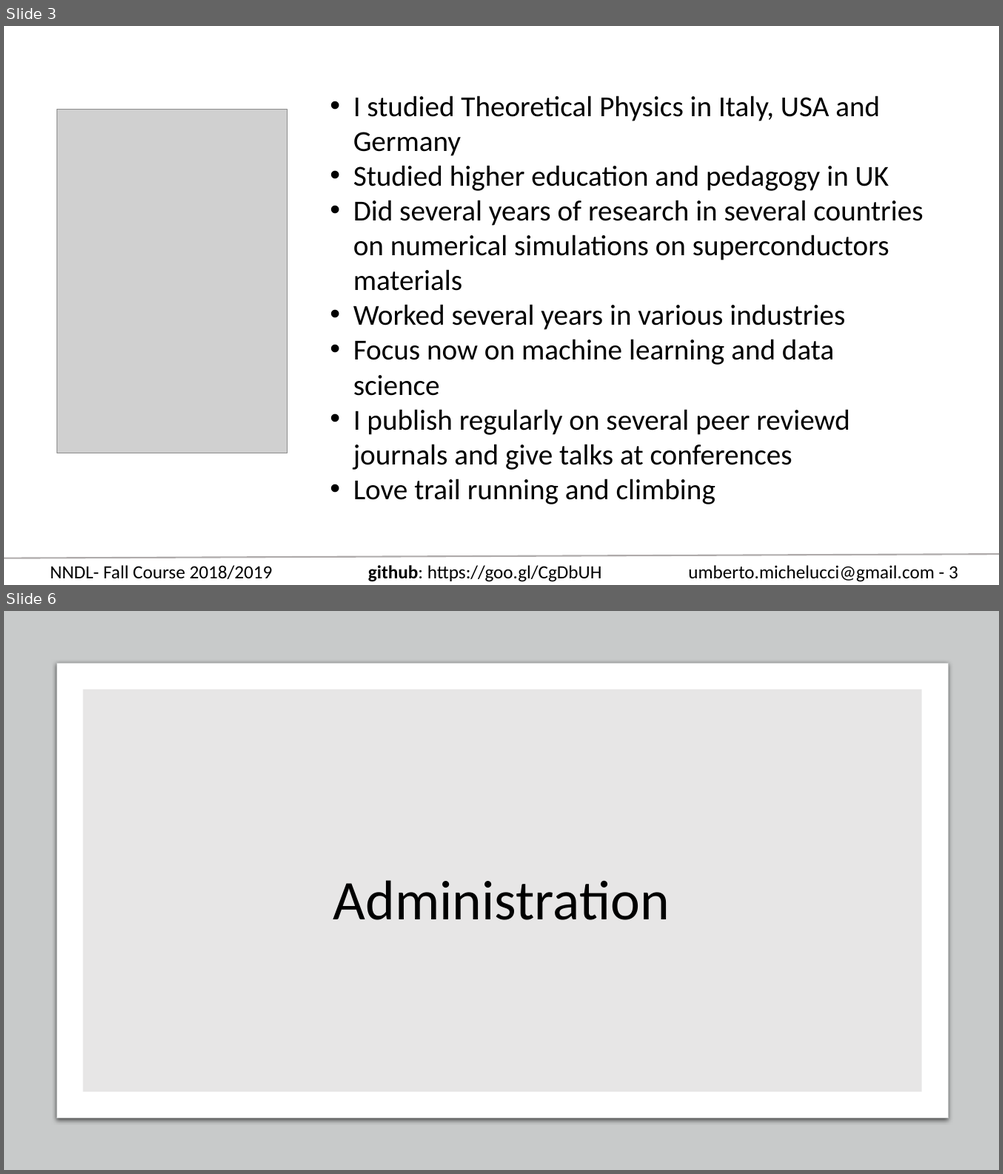
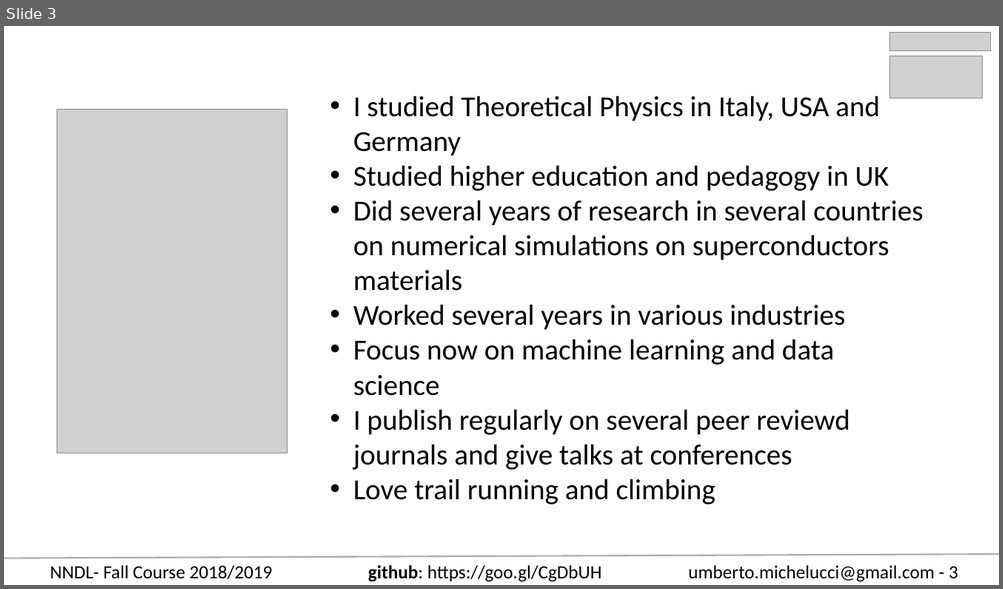
Before and after one commit to toelt-llc/COURSE-zhaw-dlcourse-spring2019, a slide deck: NNDL - Fall 18 Week 1 - Administration and basics.pptx. Shown one above the other, each under a label of ours: slides 3 and 6 before the commit, slide 3 after it; the slides between them are not shown. The pictures are 1003x1174 and 1003x589 pixels, drawn with LibreOffice and Linux fonts; fonts in the diff are those of the drawing; grey boxes stand for pictures. Boxes give left, top, right and bottom in pixels: in the first picture for what was removed or moved away, otherwise in the second. Text is boxed around its words. In the diff, an @@ line names an element or a change of style, - is before the commit and + after.

Commit message:
Substantial update on the administration ppt.

```diff
--- a/NNDL - Fall 18 Week 1 - Administration and basics.pptx
+++ b/NNDL - Fall 18 Week 1 - Administration and basics.pptx
@@ slide 6 removed at [4,611,999,1170], background #FFFFFF; not listed: 1 template element that a slide beside it also shows @@
@@ rectangle removed at [4,611,999,1170] @@
@@ rounded rectangle removed at [57,664,948,1119] @@
@@ rectangle removed at [83,689,922,1092] @@
@@ title removed at [333,880,669,920] @@
-Administration
@@ slide 3 changed as well @@
@@ picture added at [890,32,990,50] @@
@@ picture added at [890,56,982,98] @@
```
Also in this commit, not shown: 12 other slides changed, 2 slides added, 1 other slide removed.
